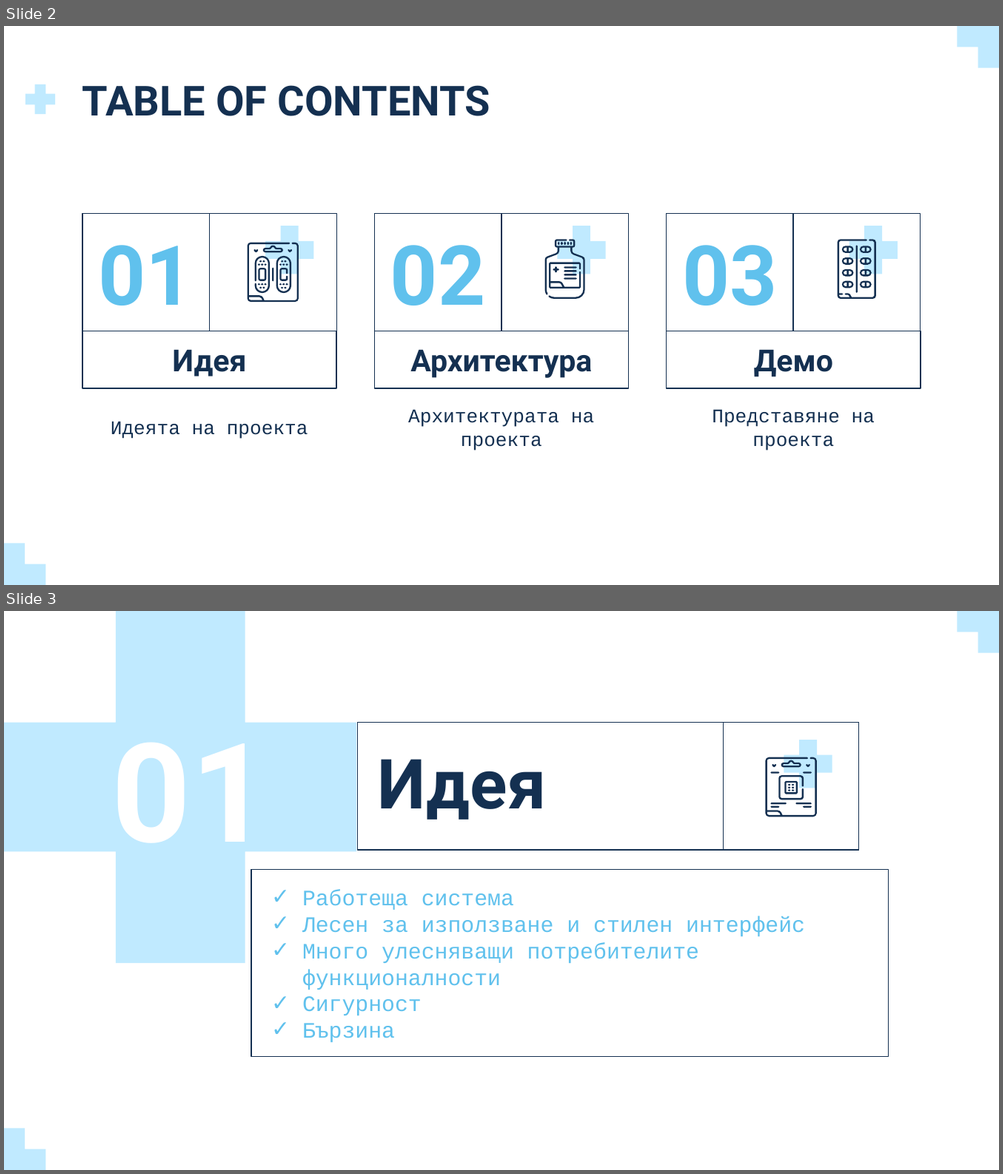
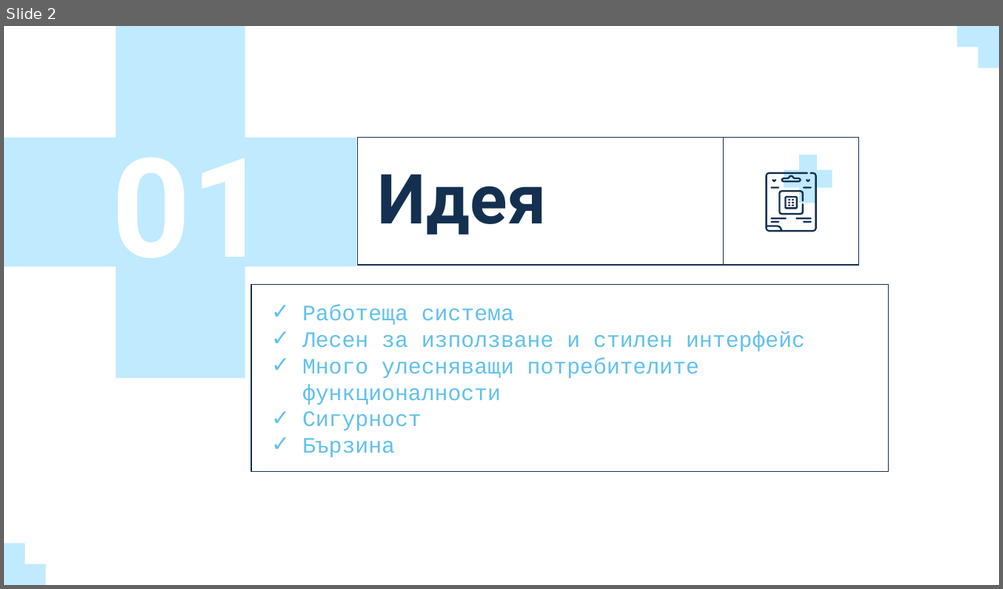
Before and after one commit to IMAbadzhiev19/2324-dzi-IMAbadzhiev19-clone-repo, a slide deck: docs/PMS - Presentation.pptx. Shown one above the other, each under a label of ours: slides 2 and 3 before the commit, slide 2 after it. The pictures are 1003x1174 and 1003x589 pixels, drawn with LibreOffice and Linux fonts; fonts in the diff are those of the drawing. Boxes give left, top, right and bottom in pixels: in the first picture for what was removed or moved away, otherwise in the second. Text is boxed around its words. In the diff, an @@ line names an element or a change of style, - is before the commit and + after.

```diff
--- a/docs/PMS - Presentation.pptx
+++ b/docs/PMS - Presentation.pptx
@@ slide 2 removed at (x1=4, y1=26, x2=999, y2=585), background #FFFFFF; not listed: 2 template elements that a slide beside it also shows @@
@@ freeform shape removed at (x1=26, y1=84, x2=56, y2=115) @@
@@ title removed at (x1=82, y1=85, x2=489, y2=116) @@
-TABLE OF CONTENTS
@@ title removed at (x1=82, y1=214, x2=210, y2=332) @@
-01
@@ rectangle removed at (x1=210, y1=214, x2=337, y2=332) @@
@@ title removed at (x1=374, y1=214, x2=501, y2=332) @@
-02
@@ rectangle removed at (x1=501, y1=214, x2=629, y2=332) @@
@@ title removed at (x1=666, y1=214, x2=794, y2=332) @@
-03
@@ rectangle removed at (x1=793, y1=214, x2=920, y2=332) @@
@@ freeform shape removed at (x1=265, y1=226, x2=314, y2=275) @@
@@ freeform shape removed at (x1=557, y1=226, x2=606, y2=275) @@
@@ freeform shape removed at (x1=848, y1=226, x2=897, y2=275) @@
@@ group removed at (x1=247, y1=243, x2=299, y2=303): 29 freeform shapes @@
@@ group removed at (x1=545, y1=240, x2=585, y2=300): 12 freeform shapes @@
@@ group removed at (x1=837, y1=240, x2=876, y2=300): 10 freeform shapes @@
@@ title removed at (x1=82, y1=332, x2=337, y2=389) @@
-Идея
@@ title removed at (x1=374, y1=332, x2=629, y2=389) @@
-Архитектура
@@ title removed at (x1=666, y1=332, x2=921, y2=389) @@
-Демо
@@ subtitle removed at (x1=111, y1=421, x2=308, y2=439) @@
-Идеята на проекта
@@ subtitle removed at (x1=408, y1=409, x2=594, y2=451) @@
-Архитектурата на проекта
@@ subtitle removed at (x1=711, y1=409, x2=874, y2=451) @@
-Представяне на проекта
@@ what was slide 3 is now slide 2 @@
```
Also in this commit, not shown: 1 other file.
